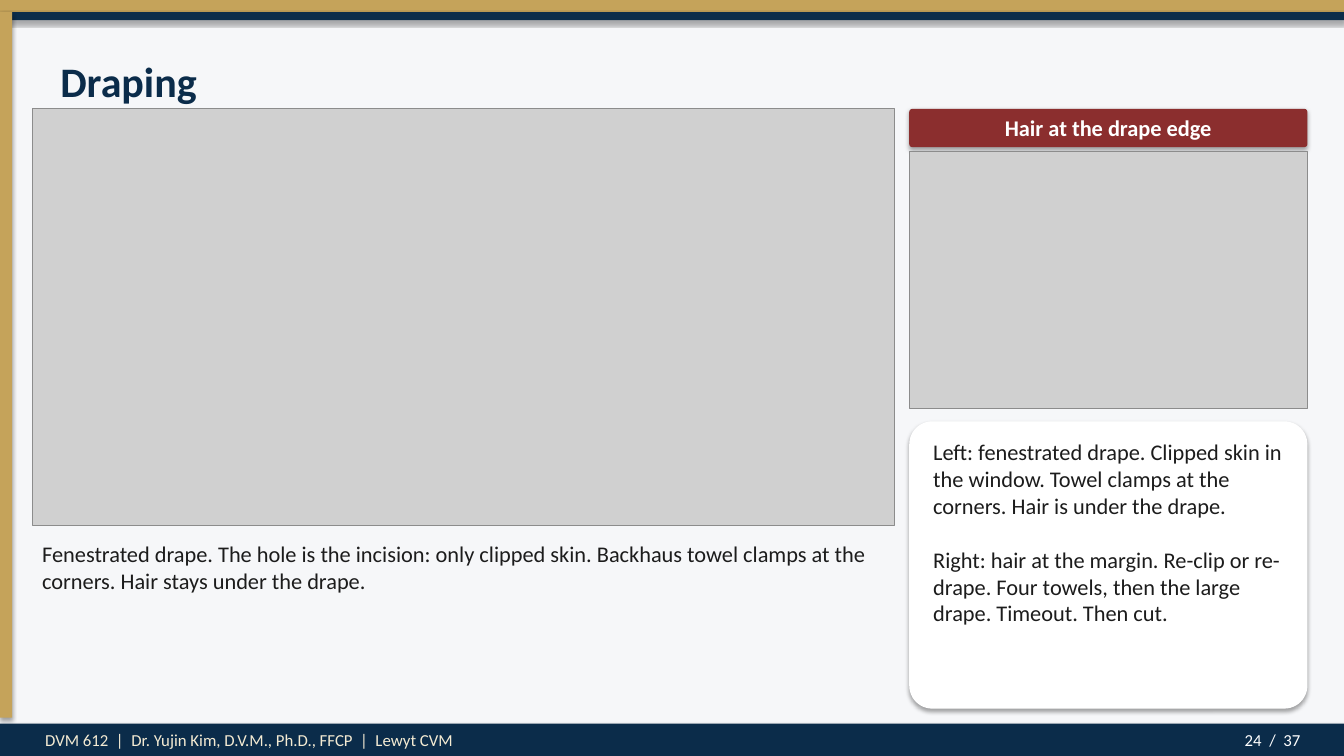
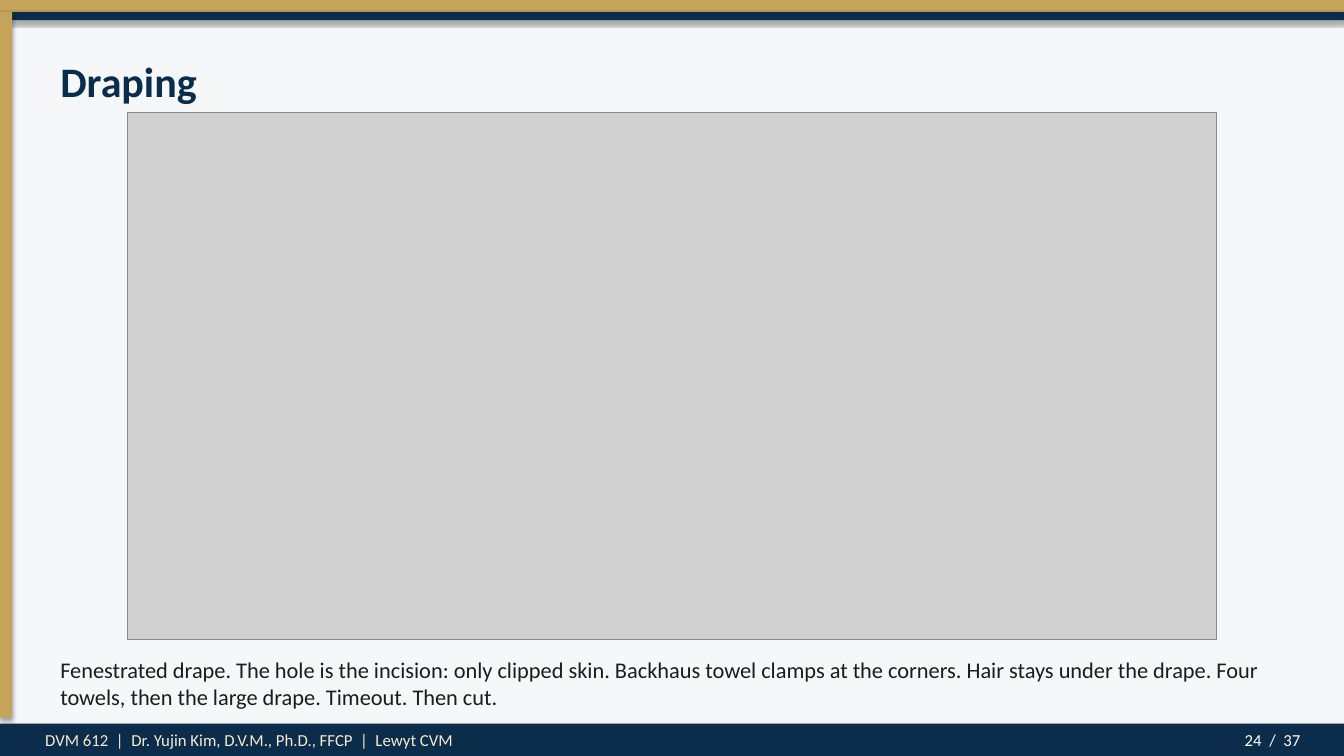
Before and after one commit to drkimvet/happycare, a slide deck: slide 24 of lectures/DVM-612_Week4_Preop_PatientPrep_Postop.pptx. Drawn at 1344x756 pixels with LibreOffice and Linux fonts; fonts in the diff are those of the drawing; grey boxes stand for pictures. Boxes give left, top, right and bottom in pixels: in the first picture for what was removed or moved away, otherwise in the second. Text is boxed around its words. In the diff, an @@ line names an element or a change of style, - is before the commit and + after.

```diff
--- a/lectures/DVM-612_Week4_Preop_PatientPrep_Postop.pptx
+++ b/lectures/DVM-612_Week4_Preop_PatientPrep_Postop.pptx
@@ picture: place and size @@
-picture at box(32, 109, 894, 525)
+picture at box(128, 113, 1217, 639)
@@ rounded rectangle removed at box(909, 109, 1308, 147) @@
@@ text removed at box(1005, 120, 1212, 140) @@
-Hair at the drape edge
@@ picture removed at box(909, 151, 1308, 408) @@
@@ rounded rectangle removed at box(909, 421, 1308, 709) @@
@@ text removed at box(933, 444, 1282, 625) @@
-Left: fenestrated drape. Clipped skin in the window. Towel clamps at the corners. Hair is under the drape.
-Right: hair at the margin. Re-clip or re-drape. Four towels, then the large drape. Timeout. Then cut.
@@ text at box(60, 662, 1257, 709): text changed @@
-Fenestrated drape. The hole is the incision: only clipped skin. Backhaus towel clamps at the corners. Hair stays under the drape.
+Fenestrated drape. The hole is the incision: only clipped skin. Backhaus towel clamps at the corners. Hair stays under the drape. Four towels, then the large drape. Timeout. Then cut.
```
Also in this commit, not shown: 1 other slide changed, 3 other files.
